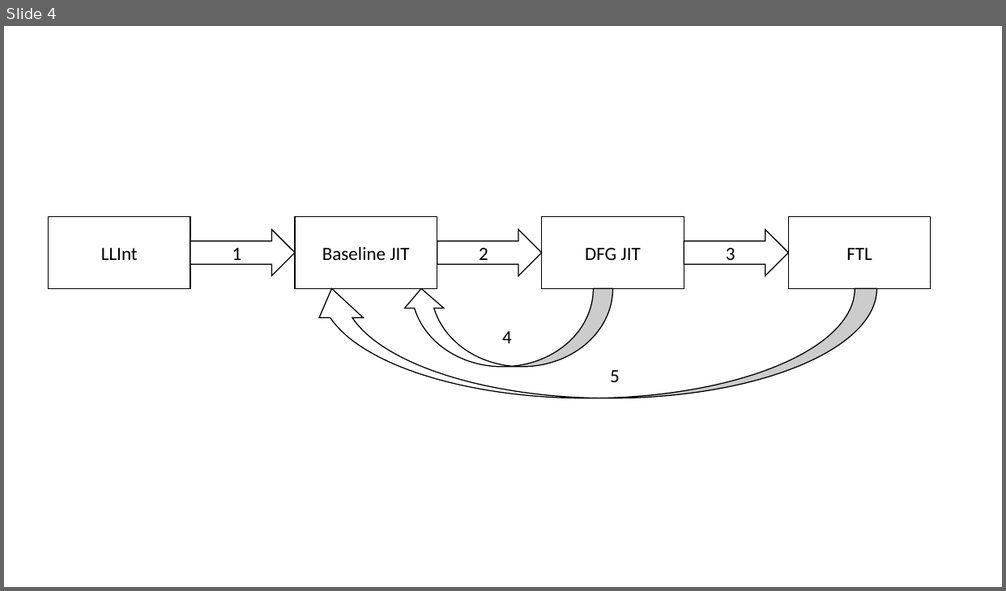
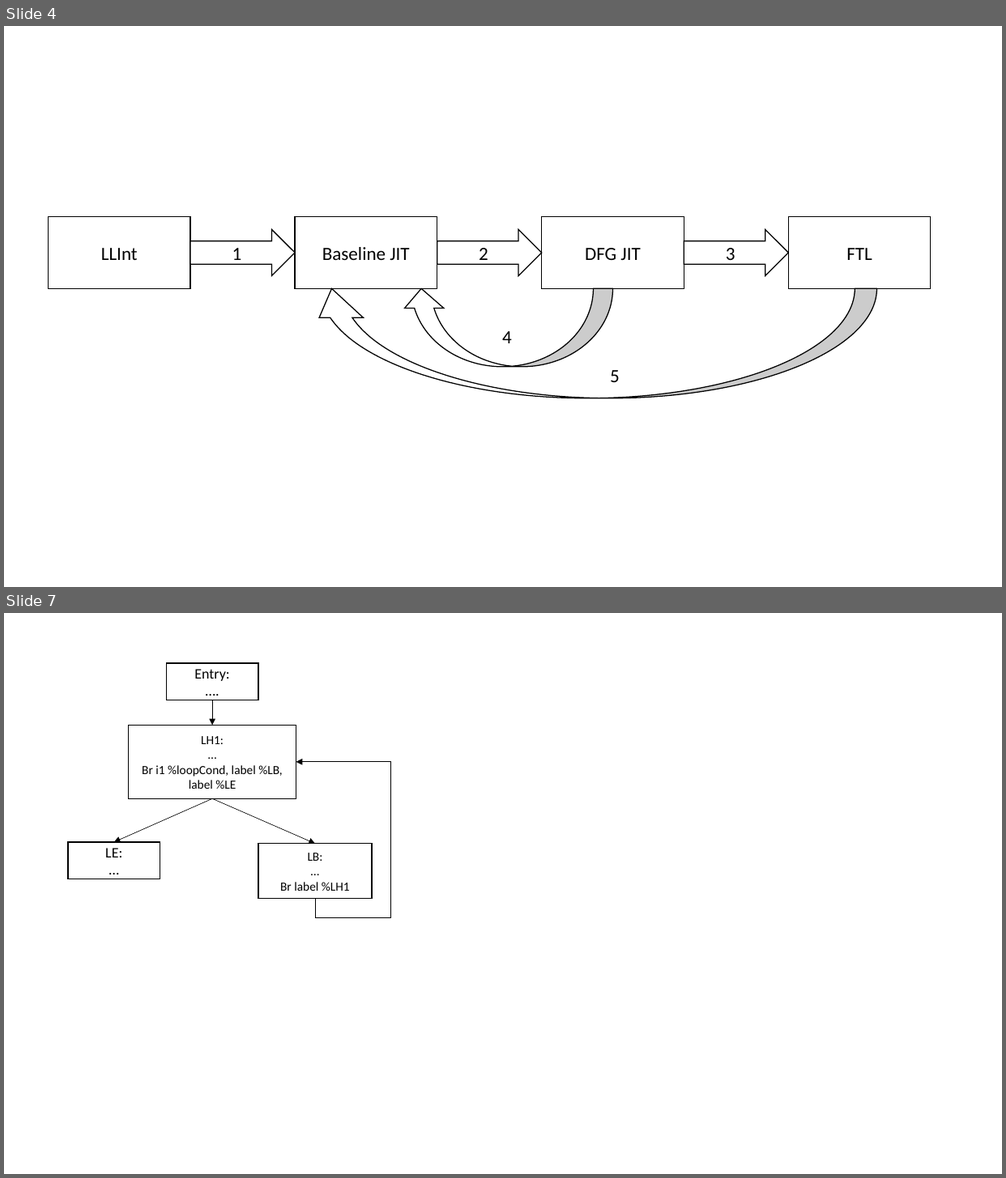
Before and after one commit to aghosn/master-thesis, a slide deck: MasterThesis/Figures/holzle.pptx. Shown one above the other, each under a label of ours: slide 4 before the commit, slides 4 and 7 after it; the slides between them are not shown. The pictures are 1006x591 and 1006x1178 pixels, drawn with LibreOffice and Linux fonts; fonts in the diff are those of the drawing. Boxes give left, top, right and bottom in pixels: in the first picture for what was removed or moved away, otherwise in the second. Text is boxed around its words. In the diff, an @@ line names an element or a change of style, - is before the commit and + after.

```diff
--- a/MasterThesis/Figures/holzle.pptx
+++ b/MasterThesis/Figures/holzle.pptx
@@ slide 7 added at (x1=4, y1=613, x2=1002, y2=1174), background #FFFFFF @@
@@ rectangle added at (x1=167, y1=663, x2=258, y2=700), fill #FFFFFF, outline #000000 1 pt, 14 pt, text #000000 @@
+Entry:
+….
@@ arrow added from (212, 700) to (212, 726), #000000 0.5 pt @@
@@ rectangle added at (x1=128, y1=726, x2=296, y2=798), fill #FFFFFF, outline #000000 1 pt, 12 pt, text #000000 @@
+LH1:
+…
+Br i1 %loopCond, label %LB, label %LE
@@ elbow arrow added from (315, 899) to (296, 762), #000000 0.5 pt @@
@@ arrow added from (212, 798) to (114, 842), #000000 0.5 pt @@
@@ arrow added from (212, 798) to (315, 844), #000000 0.5 pt @@
@@ rectangle added at (x1=68, y1=842, x2=160, y2=879), fill #FFFFFF, outline #000000 1 pt, 14 pt, text #000000 @@
+LE:
+…
@@ rectangle added at (x1=258, y1=844, x2=373, y2=899), fill #FFFFFF, outline #000000 1 pt, 12 pt, text #000000 @@
+LB:
+…
+Br label %LH1
```
Also in this commit, not shown: 4 other slides added, 14 other files.
